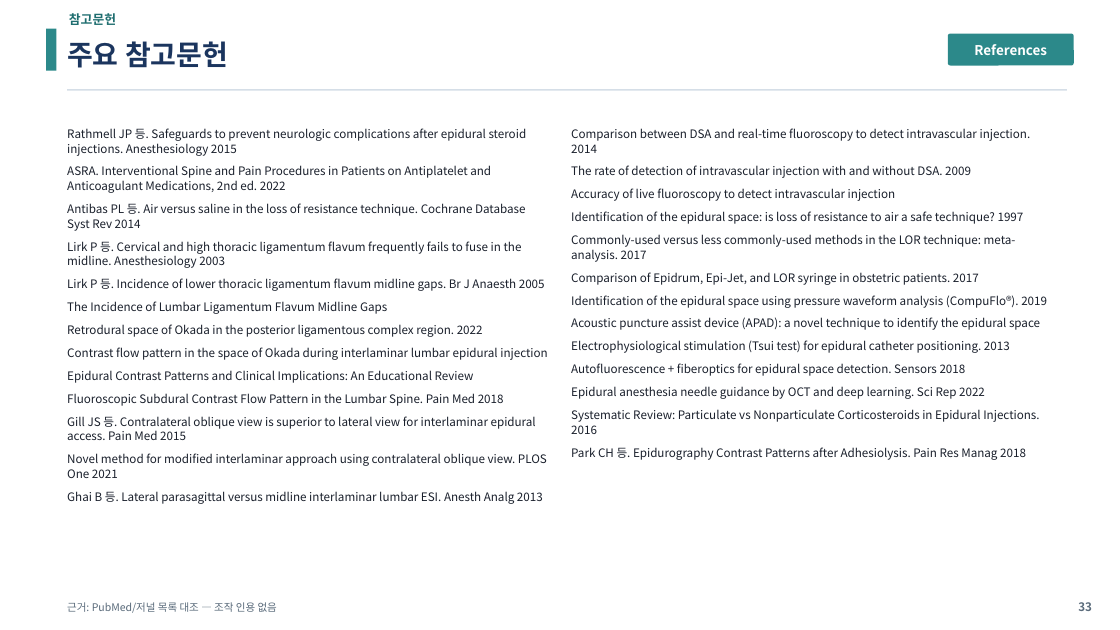
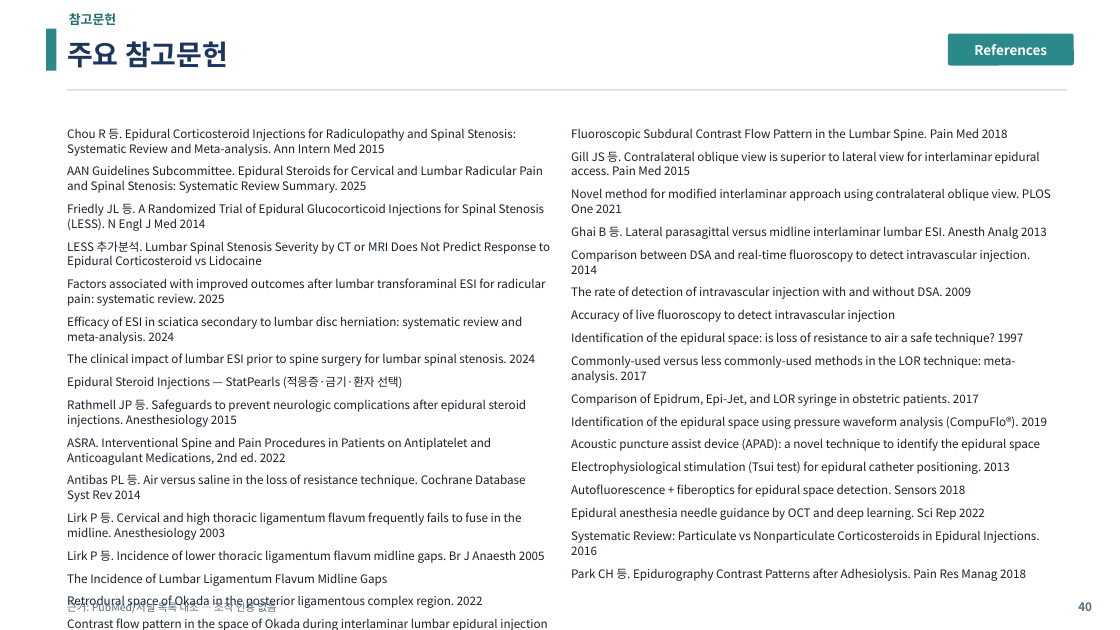
Before and after one commit to wonkeeparkos-pixel/ppt-work, a slide deck: slide 40 of 문헌고찰_Lumbar_Epidural_Block/03_산출물/LEB_발표.pptx (slide 33 before the commit). Drawn at 1120x630 pixels with LibreOffice and Linux fonts; fonts in the diff are those of the drawing. Boxes give left, top, right and bottom in pixels: in the first picture for what was removed or moved away, otherwise in the second. Text is boxed around its words. In the diff, an @@ line names an element or a change of style, - is before the commit and + after.

```diff
--- a/문헌고찰_Lumbar_Epidural_Block/03_산출물/LEB_발표.pptx
+++ b/문헌고찰_Lumbar_Epidural_Block/03_산출물/LEB_발표.pptx
@@ text at <box>67,128,550,389</box>: paragraphs added @@
+Chou R 등. Epidural Corticosteroid Injections for Radiculopathy and Spinal Stenosis: Systematic Review and Meta-analysis. Ann Intern Med 2015
+AAN Guidelines Subcommittee. Epidural Steroids for Cervical and Lumbar Radicular Pain and Spinal Stenosis: Systematic Review Summary. 2025
+Friedly JL 등. A Randomized Trial of Epidural Glucocorticoid Injections for Spinal Stenosis (LESS). N Engl J Med 2014
+LESS 추가분석. Lumbar Spinal Stenosis Severity by CT or MRI Does Not Predict Response to Epidural Corticosteroid vs Lidocaine
+Factors associated with improved outcomes after lumbar transforaminal ESI for radicular pain: systematic review. 2025
+Efficacy of ESI in sciatica secondary to lumbar disc herniation: systematic review and meta-analysis. 2024
+The clinical impact of lumbar ESI prior to spine surgery for lumbar spinal stenosis. 2024
+Epidural Steroid Injections — StatPearls (적응증·금기·환자 선택)
@@ text at <box>571,128,1051,239</box>: paragraphs added @@
+Fluoroscopic Subdural Contrast Flow Pattern in the Lumbar Spine. Pain Med 2018
+Gill JS 등. Contralateral oblique view is superior to lateral view for interlaminar epidural access. Pain Med 2015
+Novel method for modified interlaminar approach using contralateral oblique view. PLOS One 2021
+Ghai B 등. Lateral parasagittal versus midline interlaminar lumbar ESI. Anesth Analg 2013
@@ text at <box>67,393,547,504</box>: paragraphs removed @@
-Fluoroscopic Subdural Contrast Flow Pattern in the Lumbar Spine. Pain Med 2018
-Gill JS 등. Contralateral oblique view is superior to lateral view for interlaminar epidural access. Pain Med 2015
-Novel method for modified interlaminar approach using contralateral oblique view. PLOS One 2021
-Ghai B 등. Lateral parasagittal versus midline interlaminar lumbar ESI. Anesth Analg 2013
@@ text at <box>1078,602,1092,611</box>: text changed @@
-33
+40
```
Also in this commit, not shown: 32 other slides changed, 7 slides added, 8 other files.
